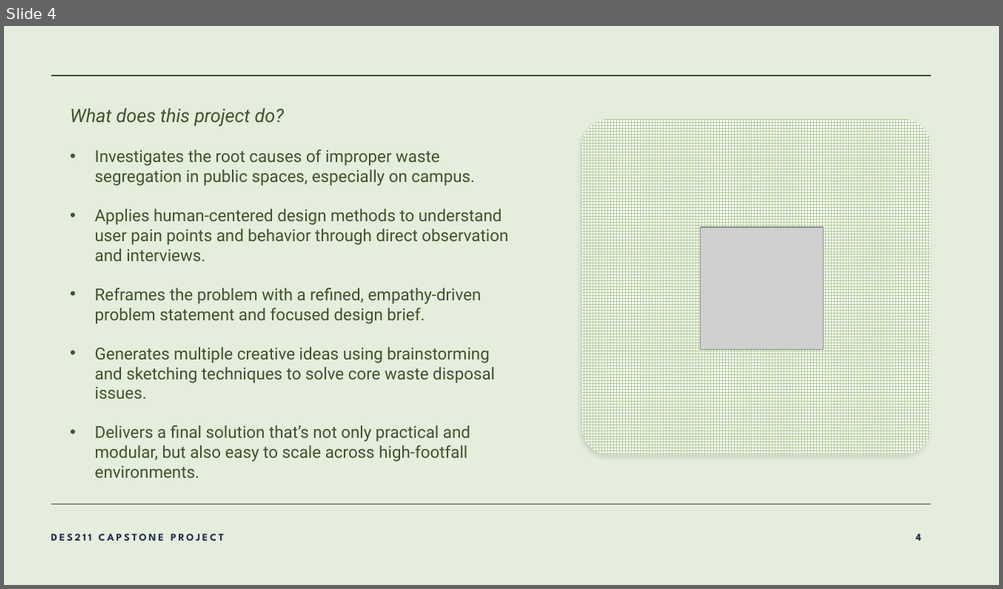
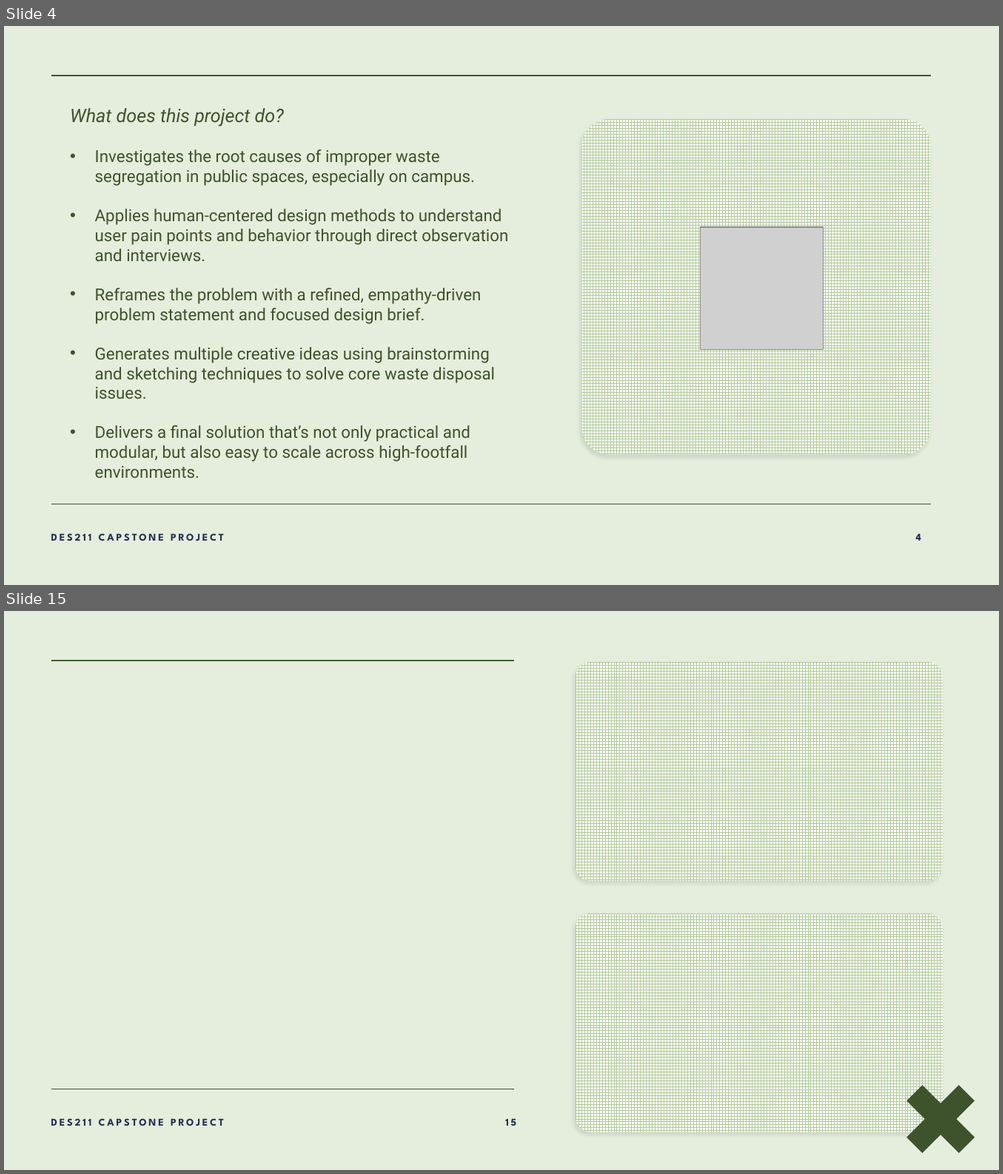
Before and after one commit to lalitm1004/DES211-CCD, a slide deck: presentation.pptx. Shown one above the other, each under a label of ours: slide 4 before the commit, slides 4 and 15 after it; the slides between them are not shown. The pictures are 1003x589 and 1003x1174 pixels, drawn with LibreOffice and Linux fonts; fonts in the diff are those of the drawing; grey boxes stand for pictures; background and template pictures are left out. Boxes give left, top, right and bottom in pixels: in the first picture for what was removed or moved away, otherwise in the second. Text is boxed around its words. In the diff, an @@ line names an element or a change of style, - is before the commit and + after.

```diff
--- a/presentation.pptx
+++ b/presentation.pptx
@@ slide 15 added at [4, 611, 999, 1170], background #E5EDDD @@
@@ line added from (52, 661) to (514, 661), #435F30 1 pt @@
@@ rounded rectangle added at [575, 662, 942, 881], fill pattern #B0CA98 on #FFFFFF @@
@@ rounded rectangle added at [575, 914, 942, 1133], fill pattern #B0CA98 on #FFFFFF @@
@@ plus added at [888, 1068, 992, 1170], fill #3E532A @@
@@ line added from (52, 1090) to (514, 1090), #3E532A 1 pt @@
@@ text added at [51, 1119, 224, 1126], 10 pt, text #222F51, bold @@
+DES211 CAPSTONE PROJECT
@@ page number added at [505, 1119, 516, 1126], 10 pt, text #222F51, bold @@
+15
```
Also in this commit, not shown: 7 slides changed, 9 other slides added, 9 slides removed.
